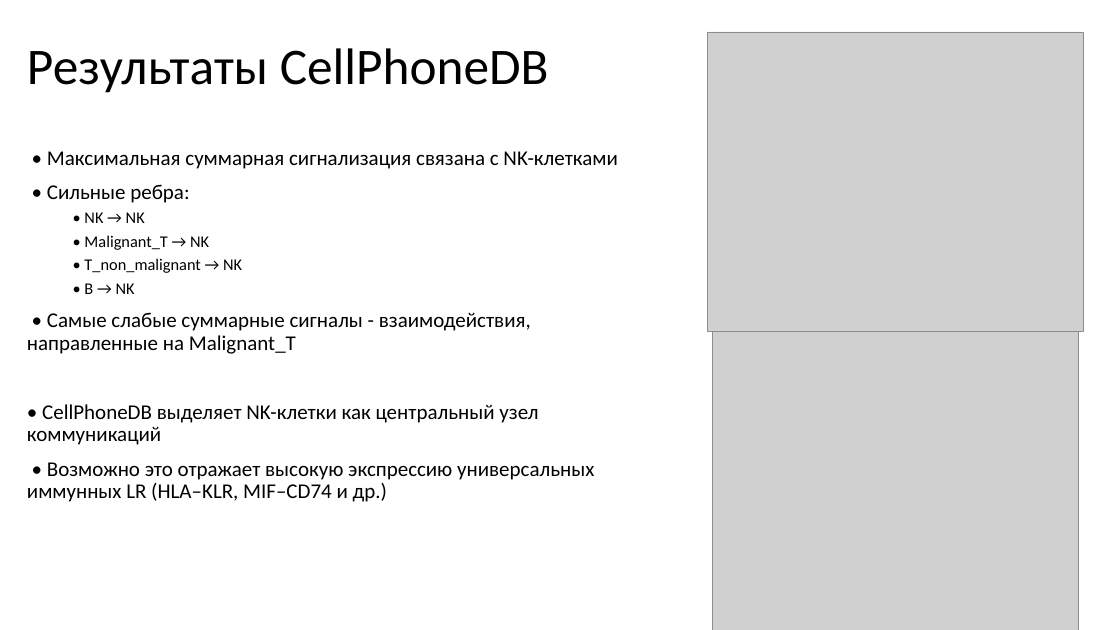
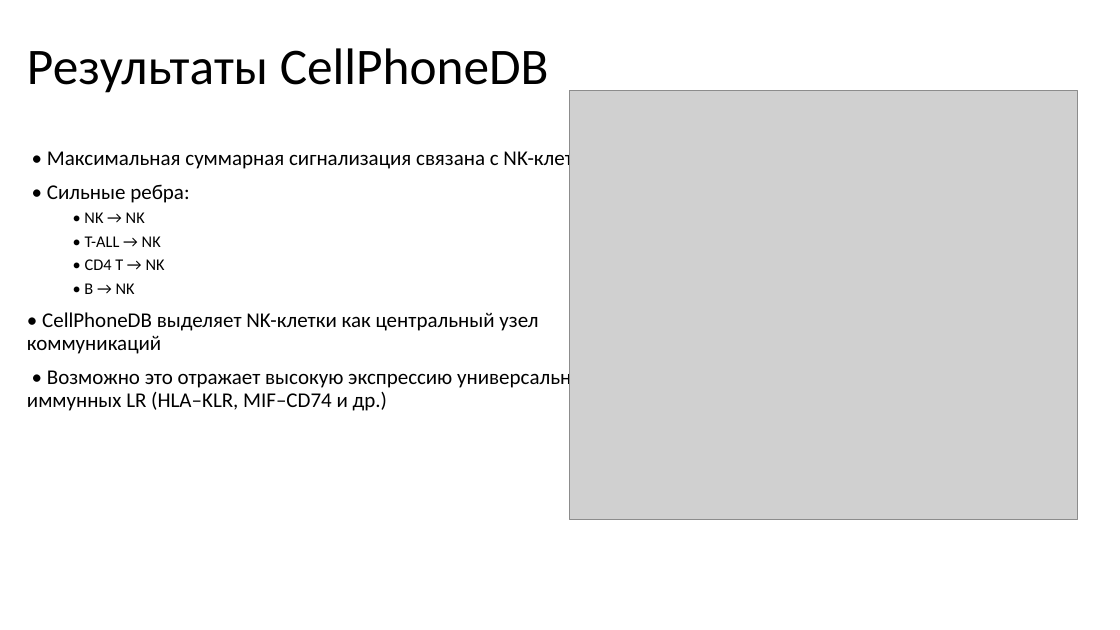
Before and after one commit to mrvagabov/sc-genomics, a slide deck: slide 12 of Анализ межклеточных взаимодействий_Вагабов.pptx (slide 10 before the commit). Drawn at 1120x630 pixels with LibreOffice and Linux fonts; fonts in the diff are those of the drawing; grey boxes stand for pictures. Boxes give left, top, right and bottom in pixels: in the first picture for what was removed or moved away, otherwise in the second. Text is boxed around its words. In the diff, an @@ line names an element or a change of style, - is before the commit and + after.

```diff
--- a/Анализ межклеточных взаимодействий_Вагабов.pptx
+++ b/Анализ межклеточных взаимодействий_Вагабов.pptx
@@ picture removed at [707, 32, 1083, 331] @@
@@ picture added at [570, 91, 1078, 520] @@
@@ text at [85, 236, 165, 270]: text changed @@
-  • Malignant_T → NK
-  • T_non_malignant → NK
+  • T-ALL → NK
+  • CD4 T → NK
@@ text at [27, 312, 531, 354]: paragraph removed @@
-• Самые слабые суммарные сигналы - взаимодействия, направленные на Malignant_T
@@ picture removed at [712, 331, 1078, 630] @@
```
Also in this commit, not shown: 1 other slide changed, 6 slides added, 9 slides removed, 1 other file.
